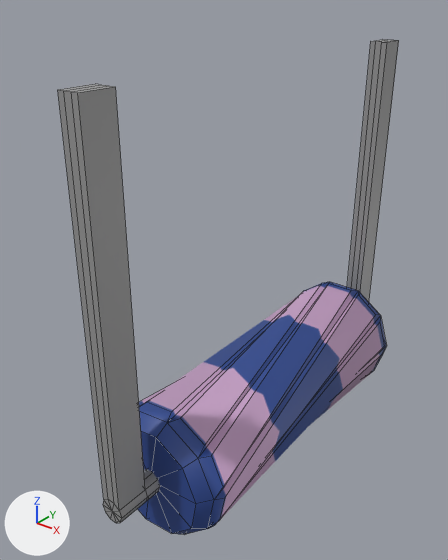
What one commit did to the FBX model STUDS/Assets/Models/Other/Medium/CarWashSpinnerHorizontal.fbx.
The view is the same before and after, from a 50 mm lens placed at (0.049, -0.0124, 0.0727), pointed at (-0.005, 0.055, 0.0309). The axes (+X, +Y, +Z) are drawn at lower left. The lights are the same throughout. Mesh edges are drawn as thin lines. Where no turn or scale is listed for an object, it has been applied to the vertices.

Names of what the first picture shows: 'HorizontalSpinner', 'Spinner_02'.
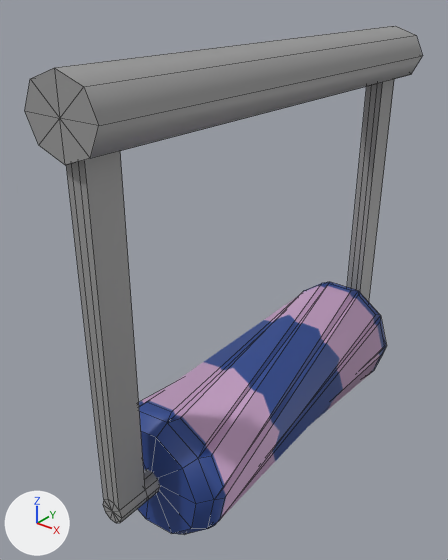
The newer file is also turned or shifted as a whole; pictures and numbers use the older file's frame.

Changed parts and their boxes (x1, y1, x2, y2) in the pictures (448 x 560 px):
'pCylinder1', added: after (25, 26, 423, 165)

The change, as a list of edits to the scene's bpy script:
```text
Add me_mesh_002:
    me_mesh_002.from_pydata(...)  # an 8-sided cylinder along y spanning x -0.0055..0.0055, y -0.0359..0.0359, z -0.0045..0.0045
    me_mesh_002.materials.append(mat_lambert3)  # picture img_carwash_png
Add ob_pcylinder1:
    ob_pcylinder1 = bpy.data.objects.new('pCylinder1', me_mesh_002)
    ob_pcylinder1.location = (0.0, 0.06, 0.061)
```
